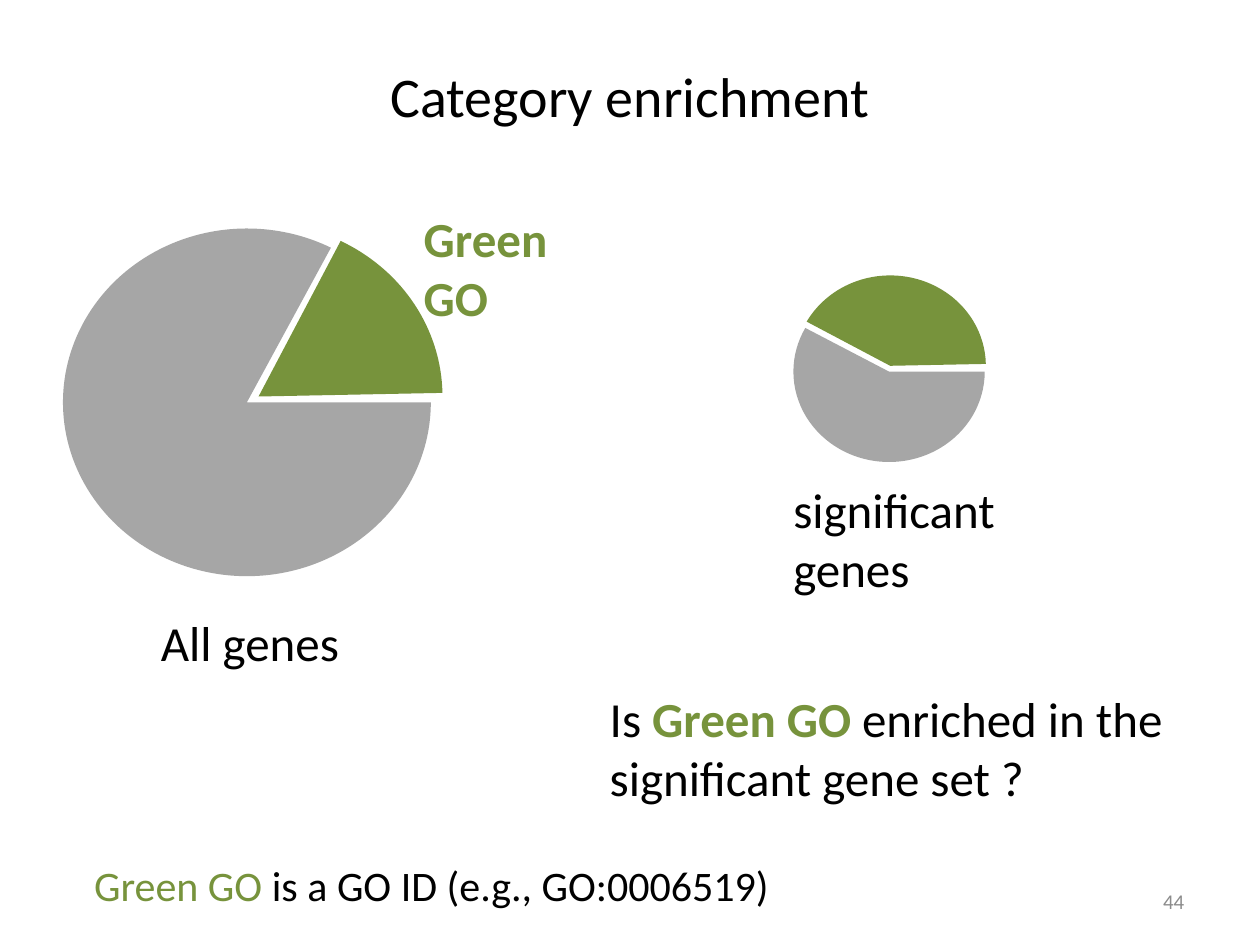
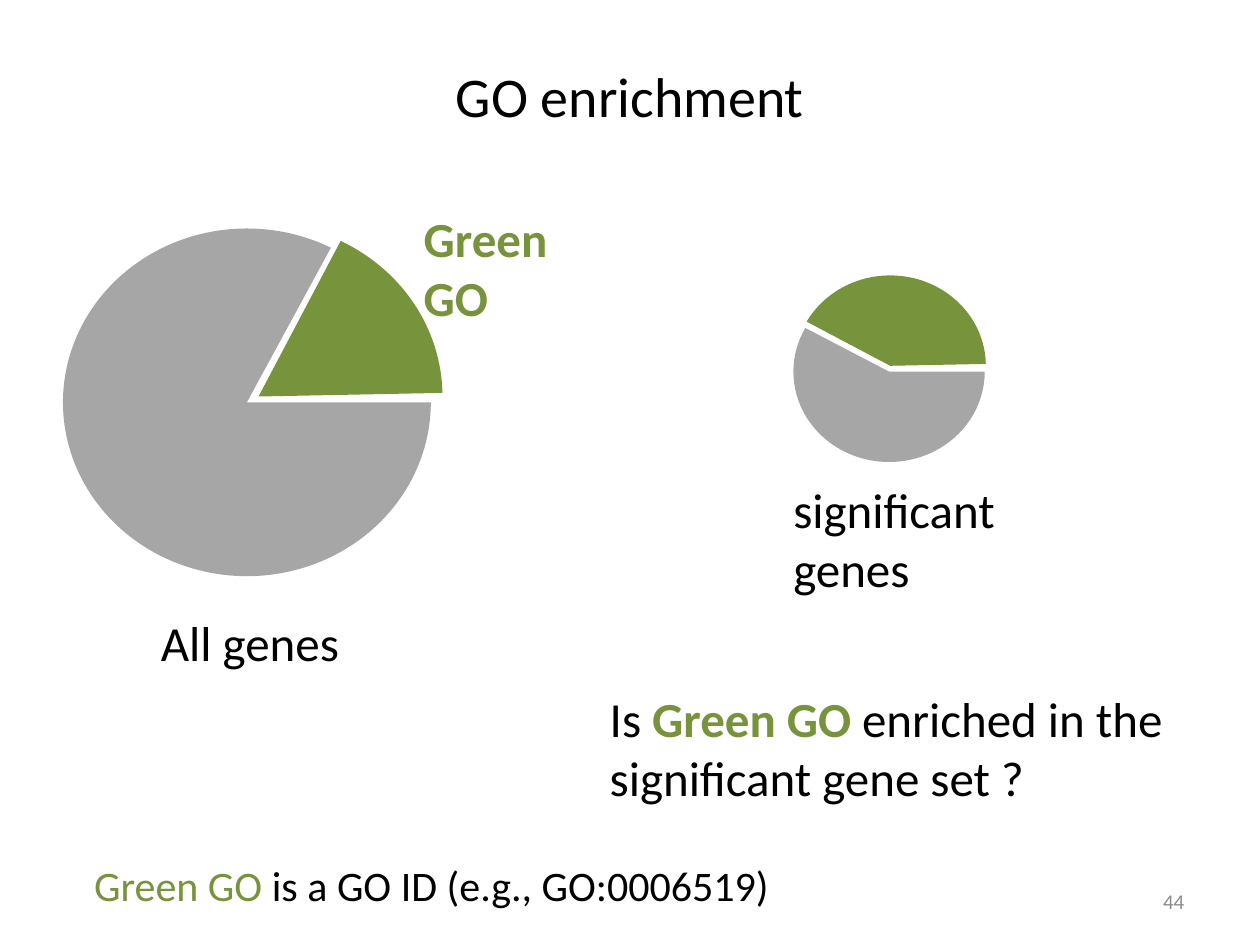
Before and after one commit to liu3zhenlab/teaching, a slide deck: slide 44 of PLPTH813Bioinformatis/2023/lectures/lecture16_DE.pptx. Drawn at 1260x945 pixels with LibreOffice and Linux fonts; fonts in the diff are those of the drawing. Boxes give left, top, right and bottom in pixels: in the first picture for what was removed or moved away, otherwise in the second. Text is boxed around its words. In the diff, an @@ line names an element or a change of style, - is before the commit and + after.

```diff
--- a/PLPTH813Bioinformatis/2023/lectures/lecture16_DE.pptx
+++ b/PLPTH813Bioinformatis/2023/lectures/lecture16_DE.pptx
@@ title at (456,78,804,118): text changed @@
-Category enrichment
+GO enrichment
```
Also in this commit, not shown: 2 other files.
